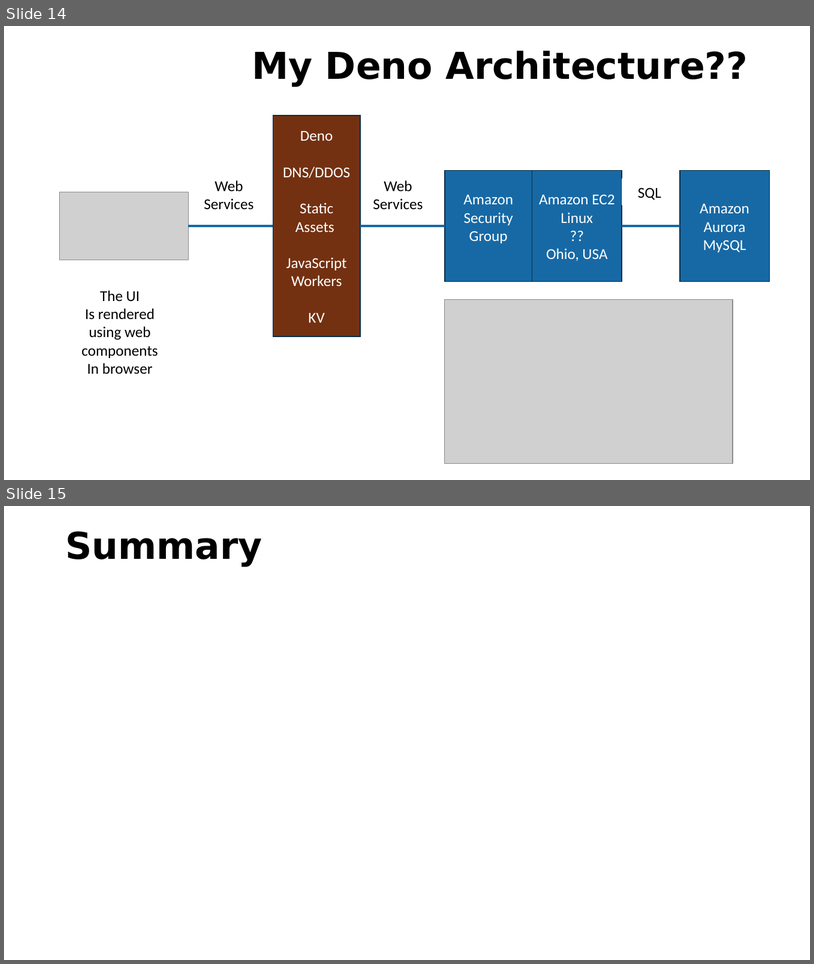
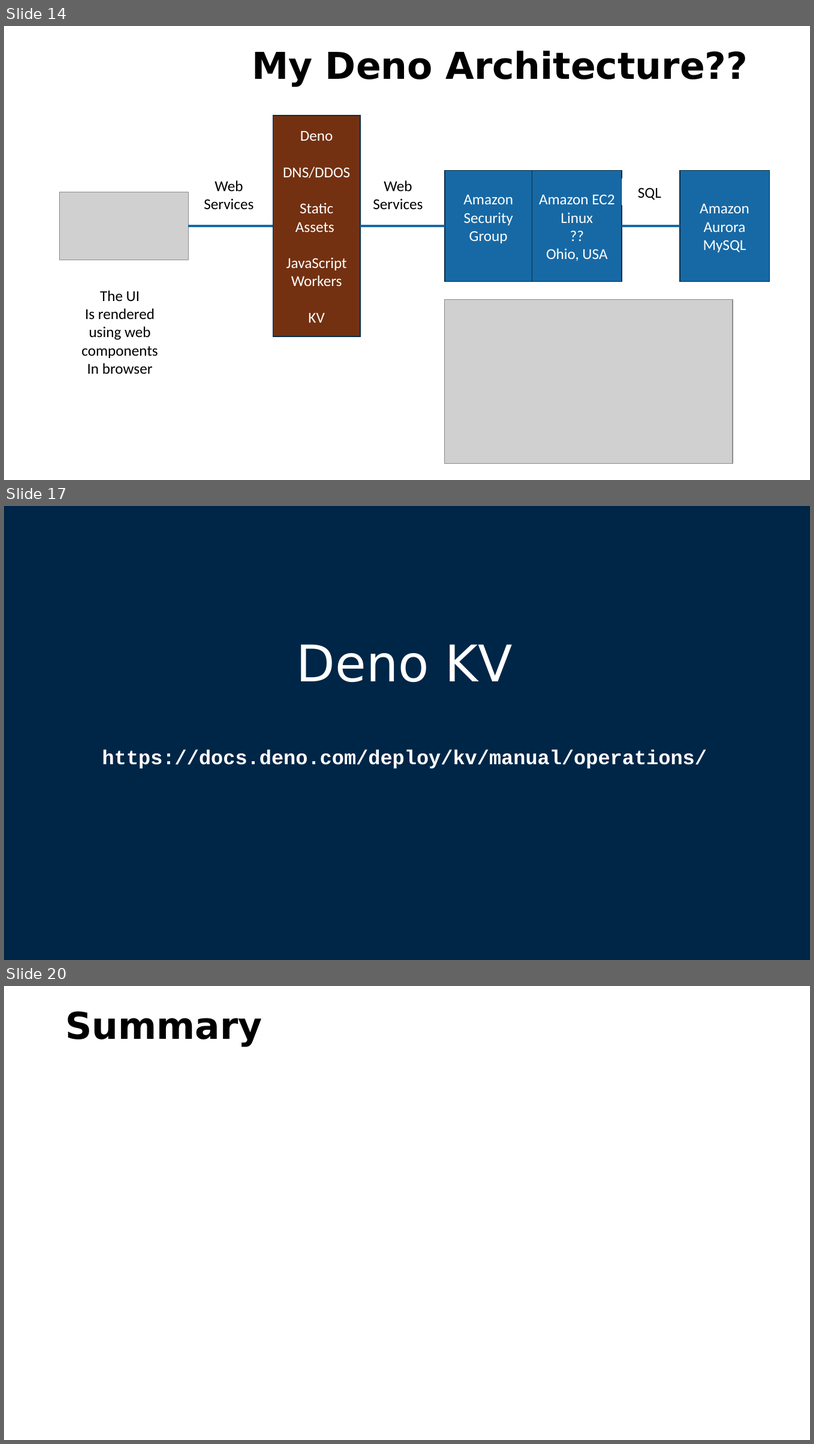
Before and after one commit to csev/pg4e, a slide deck: lectures/07-DenoKV.pptx. Shown one above the other, each under a label of ours: slides 14 and 15 before the commit, slides 14, 17 and 20 after it; the slides between them are not shown. The pictures are 814x964 and 814x1444 pixels, drawn with LibreOffice and Linux fonts; fonts in the diff are those of the drawing; grey boxes stand for pictures. Boxes give left, top, right and bottom in pixels: in the first picture for what was removed or moved away, otherwise in the second. Text is boxed around its words. In the diff, an @@ line names an element or a change of style, - is before the commit and + after.

```diff
--- a/lectures/07-DenoKV.pptx
+++ b/lectures/07-DenoKV.pptx
@@ slide 17 added at [4,506,810,960], background #002647 @@
@@ title added at [102,644,707,768], 24 pt, text #FFFFFF, bold @@
+Deno KV
+https://docs.deno.com/deploy/kv/manual/operations/
@@ what was slide 15 is now slide 20 @@
```
Also in this commit, not shown: 2 slides changed, 4 other slides added, 4 other files.
